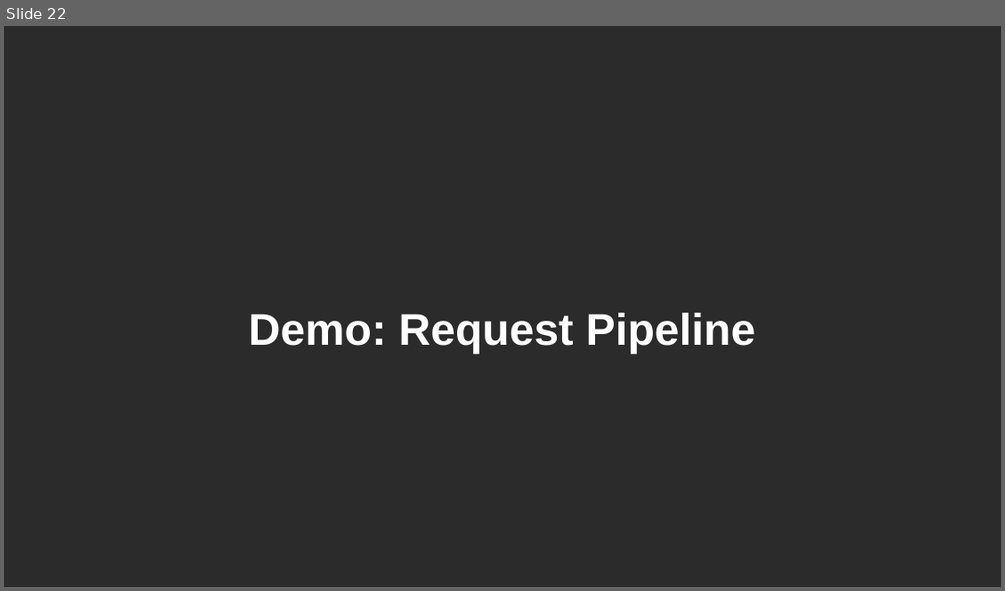
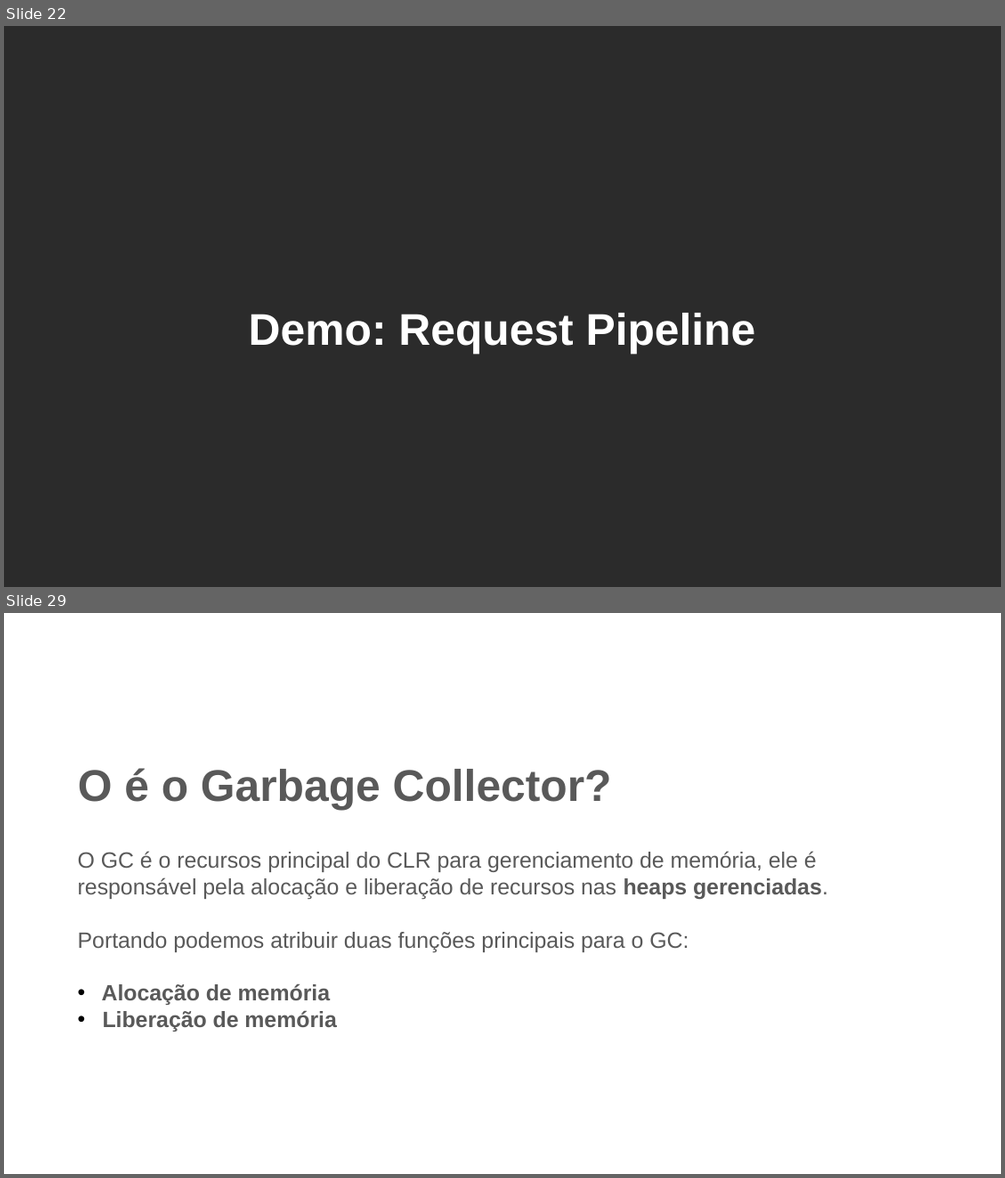
Before and after one commit to claudiogodoy99/curso-performance-dotnet, a slide deck: ppts/Fundamentos de Performance em .NET .pptx. Shown one above the other, each under a label of ours: slide 22 before the commit, slides 22 and 29 after it; the slides between them are not shown. The pictures are 1005x591 and 1005x1178 pixels, drawn with LibreOffice and Linux fonts; fonts in the diff are those of the drawing; background and template pictures are left out; a plain dark background stands for a picture behind light text. Boxes give left, top, right and bottom in pixels: in the first picture for what was removed or moved away, otherwise in the second. Text is boxed around its words. In the diff, an @@ line names an element or a change of style, - is before the commit and + after.

```diff
--- a/ppts/Fundamentos de Performance em .NET .pptx
+++ b/ppts/Fundamentos de Performance em .NET .pptx
@@ slide 29 added at [4, 613, 1001, 1174], background picture (left out) @@
@@ text added at [78, 768, 612, 810], 32 pt, text #595959, bold @@
+O é o Garbage Collector?
@@ text added at [78, 851, 828, 1031], 16 pt, text #595959 @@
+O GC é o recursos principal do CLR para gerenciamento de memória, ele é responsável pela alocação e liberação de recursos nas heaps gerenciadas.
+Portando podemos atribuir duas funções principais para o GC:
+  • Alocação de memória
+  • Liberação de memória
```
Also in this commit, not shown: 1 slide changed, 22 other slides added, 3 other files.
